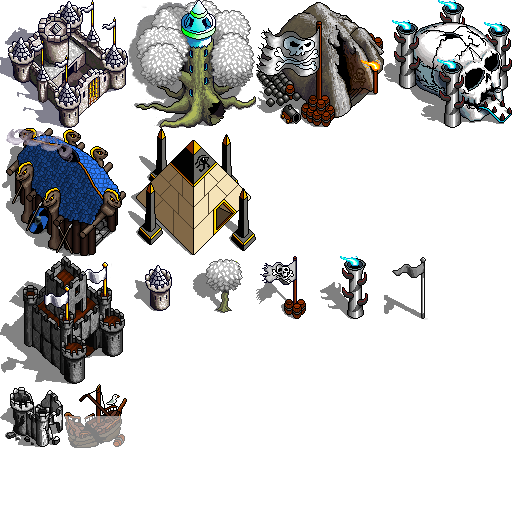
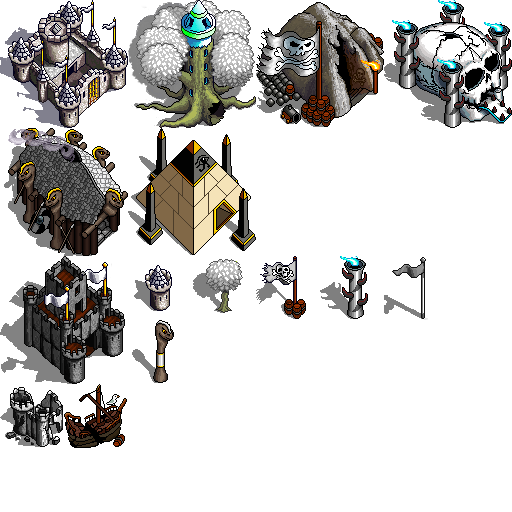
Layered file, before and after one edit (512 × 512). Changes by layer:
added layer "Viking Smoke" (65%) above "Human Colour" over [8, 129, 75, 162]
painted on "Human Colour" over [20, 135, 171, 366]
painted on "Human Castle" over [6, 37, 174, 448]
painted on "Human Shadow" over [2, 56, 340, 448]
